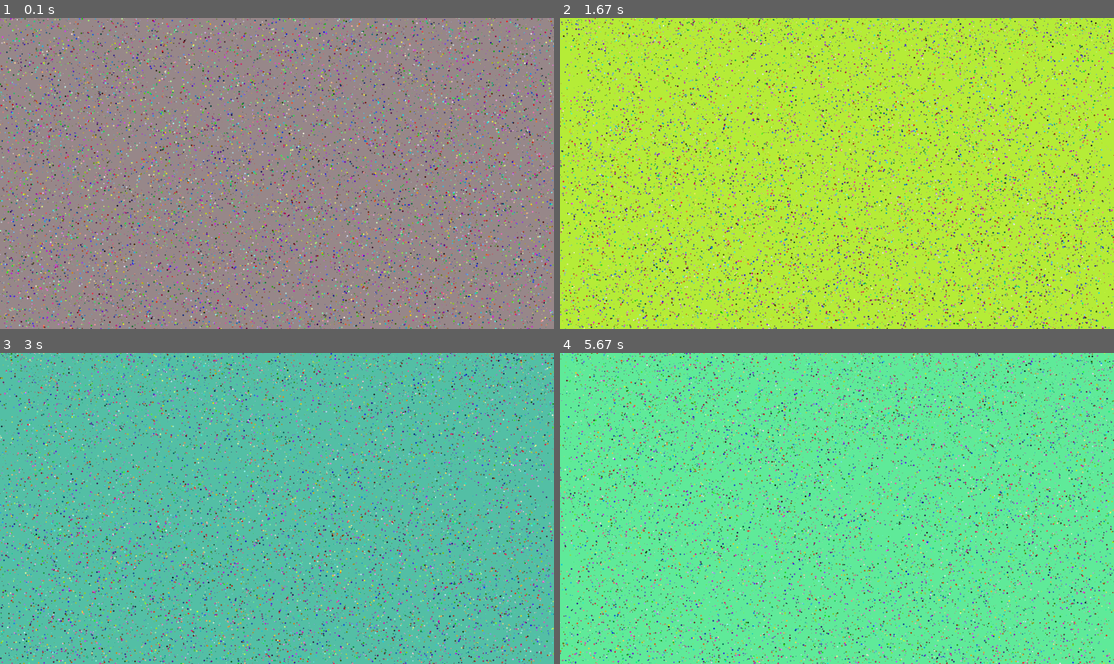
Above: before the commit, frames 1-4 (two rows, left to right).
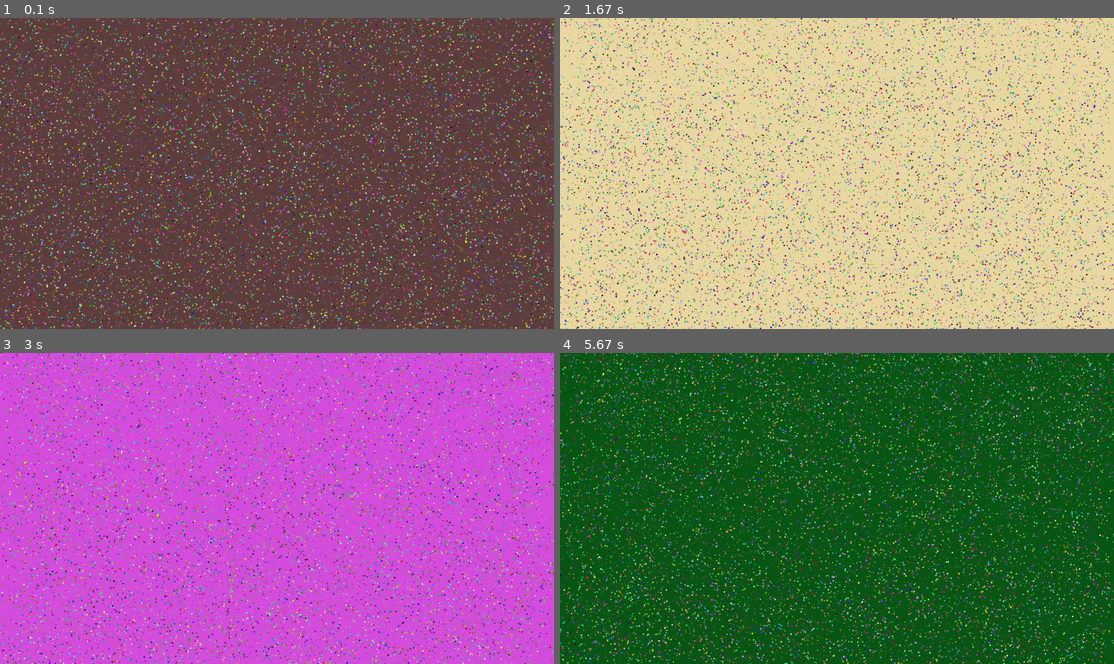
Above: after the commit, the same moments.

Repository: DEPSTRCZ/School-Stuff
Game: pygame game, started from Snowflakes/run.py
The game is run twice, just before and just after one commit, with the same random seed, the same clock (stepped at 60 frames per second) and the same inputs.
Inputs:
- Up to frame 1 (0.1 s): no input
- Up to frame 2 (1.67 s): no input
- Up to frame 3 (3 s): no input
- Up to frame 4 (5.67 s): tap Enter every 0.33 s from 3.33 to 5.33 s

The runs differ from the first frame. In frame 1, 100% of the frame differs, in the area x 0-100%, y 0-100%; in frame 2, 100%; in frame 3, 100%; in frame 4, 100%.

Commit message:
progress

Diff:
--- a/Snowflakes/run.py
+++ b/Snowflakes/run.py
@@ -2,11 +2,6 @@
 import sys
 import random
 import math
-
-
-
-
-
 
 class Snowflake:
     def __init__(self, x, y,game):
@@ -66,7 +61,7 @@
                 snowflake.draw()
 
             pygame.display.flip()
-        #    pygame.time.Clock().tick(120)
+            pygame.time.Clock().tick(45)
 
 
 if __name__ == "__main__":
